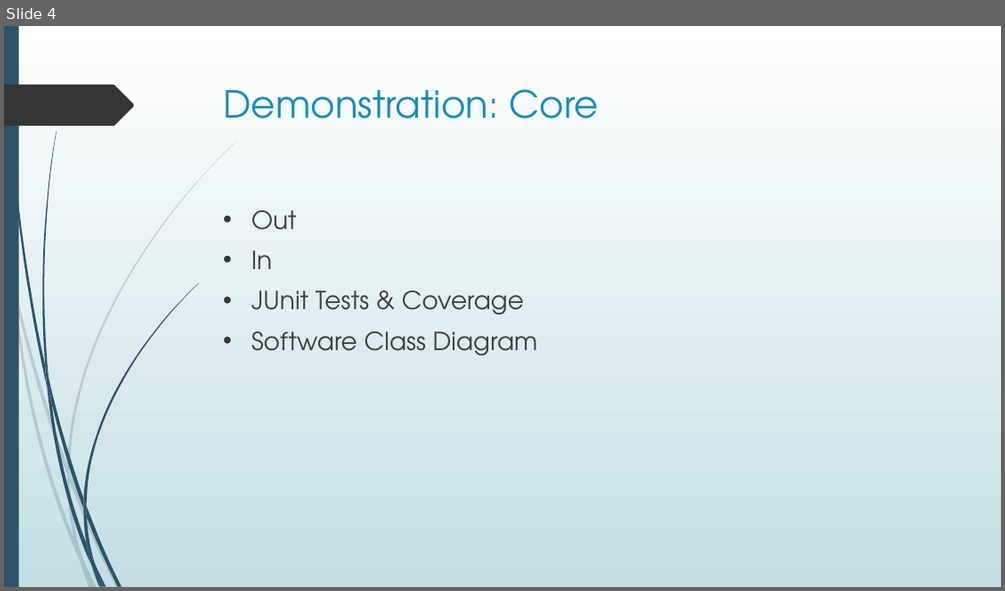
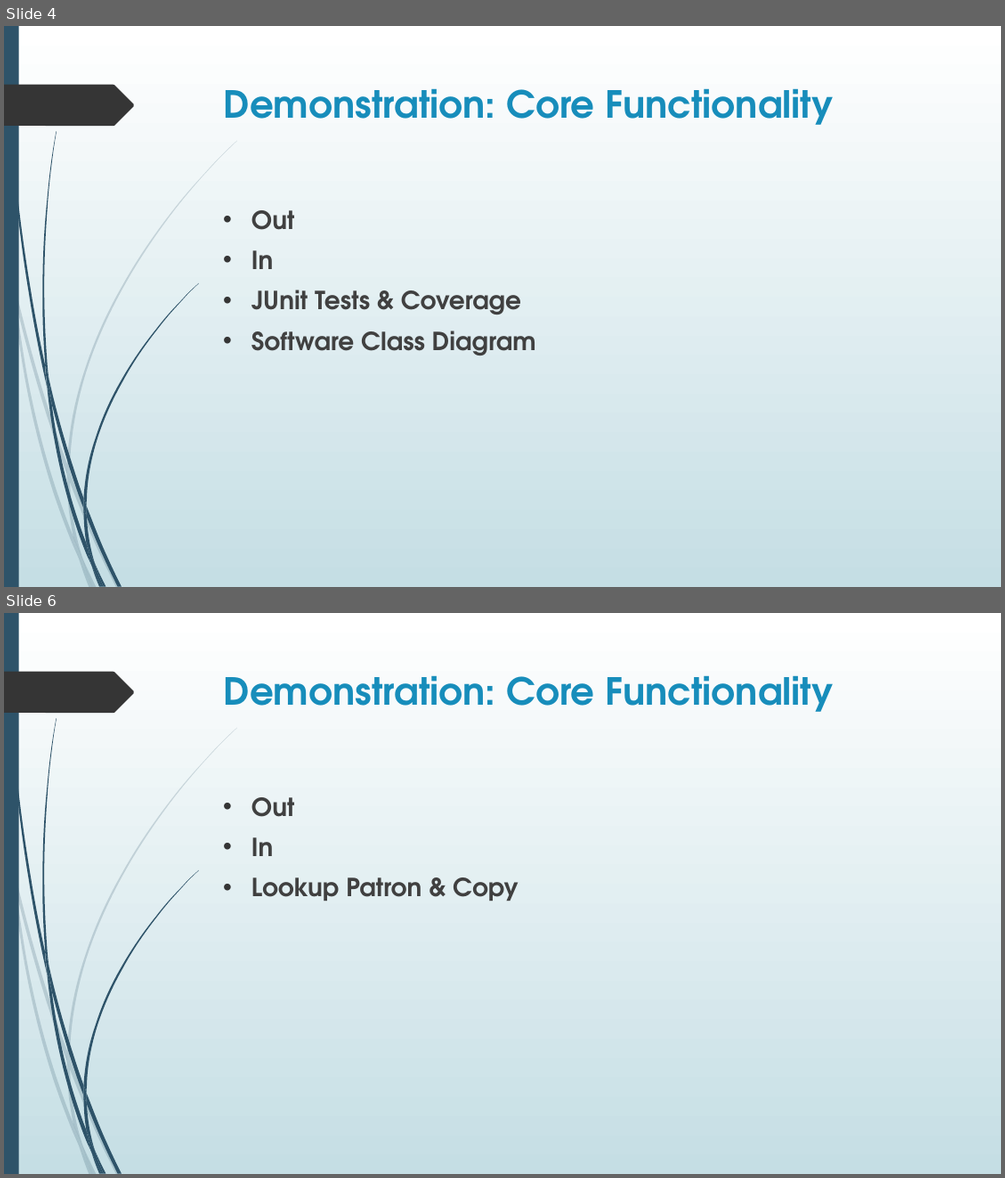
Before and after one commit to dan-ward/TP-6, a slide deck: TRL_final/Textbook Rental Library - Presentation.pptx. Shown one above the other, each under a label of ours: slide 4 before the commit, slides 4 and 6 after it; the slides between them are not shown. The pictures are 1005x591 and 1005x1178 pixels, drawn with LibreOffice and Linux fonts; fonts in the diff are those of the drawing. Boxes give left, top, right and bottom in pixels: in the first picture for what was removed or moved away, otherwise in the second. Text is boxed around its words. In the diff, an @@ line names an element or a change of style, - is before the commit and + after.

```diff
--- a/TRL_final/Textbook Rental Library - Presentation.pptx
+++ b/TRL_final/Textbook Rental Library - Presentation.pptx
@@ slide 6 added at bbox=[4, 613, 1001, 1174], background gradient #FFFFFF to #C5DEE5; not listed: 24 template elements that a slide beside it also shows @@
@@ title added at bbox=[224, 675, 833, 712], 36 pt, text #178DBB, bold @@
+Demonstration: Core Functionality
@@ text added at bbox=[251, 797, 518, 900], 24 pt, text #404040, bold @@
+• Out
+• In
+• Lookup Patron & Copy
@@ slide 4 changed as well @@
@@ title at bbox=[224, 88, 833, 125]: text changed; bold on @@
-Demonstration: Core
+Demonstration: Core Functionality
@@ text "Out" at bbox=[251, 210, 536, 355]: bold on @@
```
Also in this commit, not shown: 5 other slides changed, 2 other slides added.
